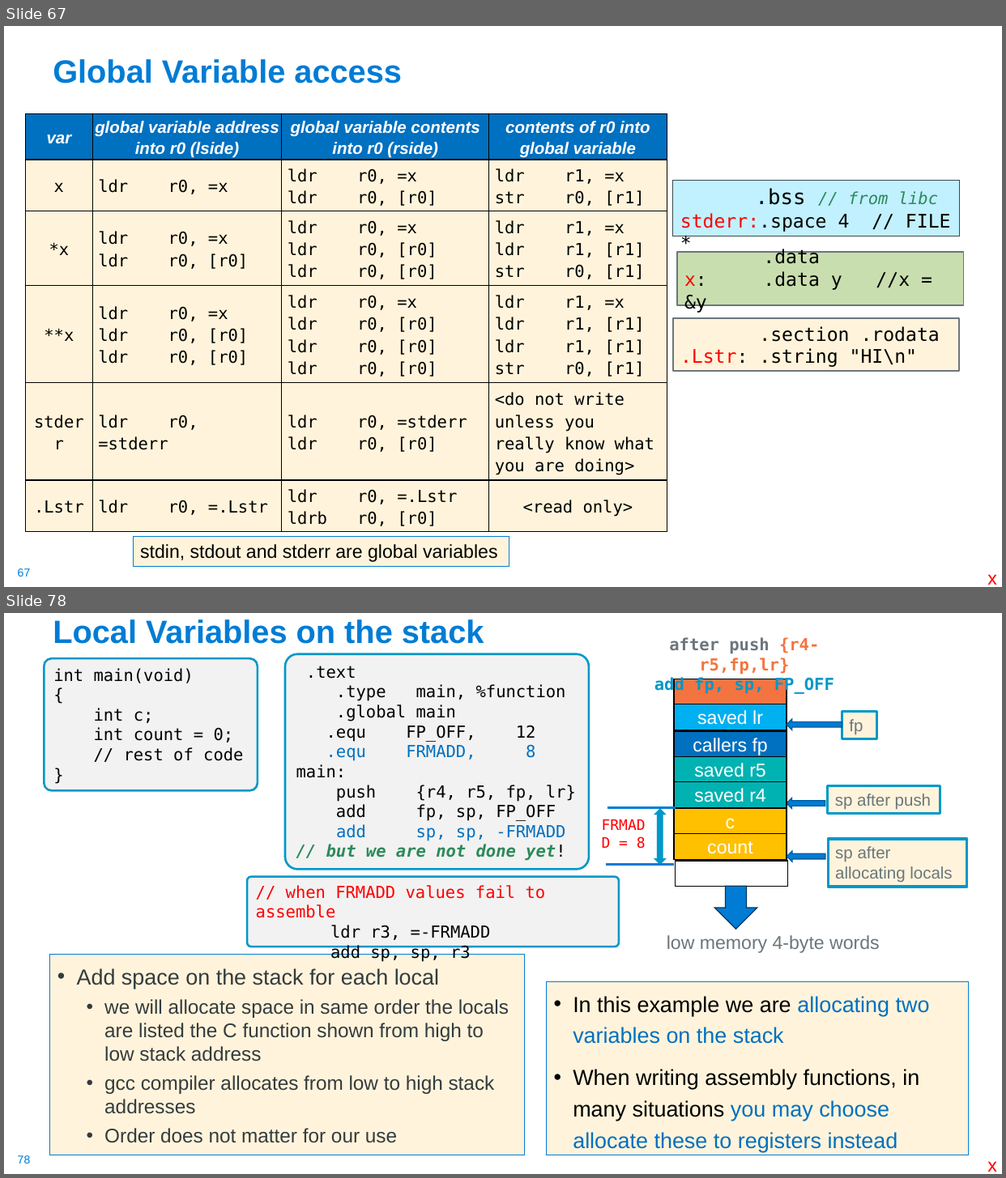
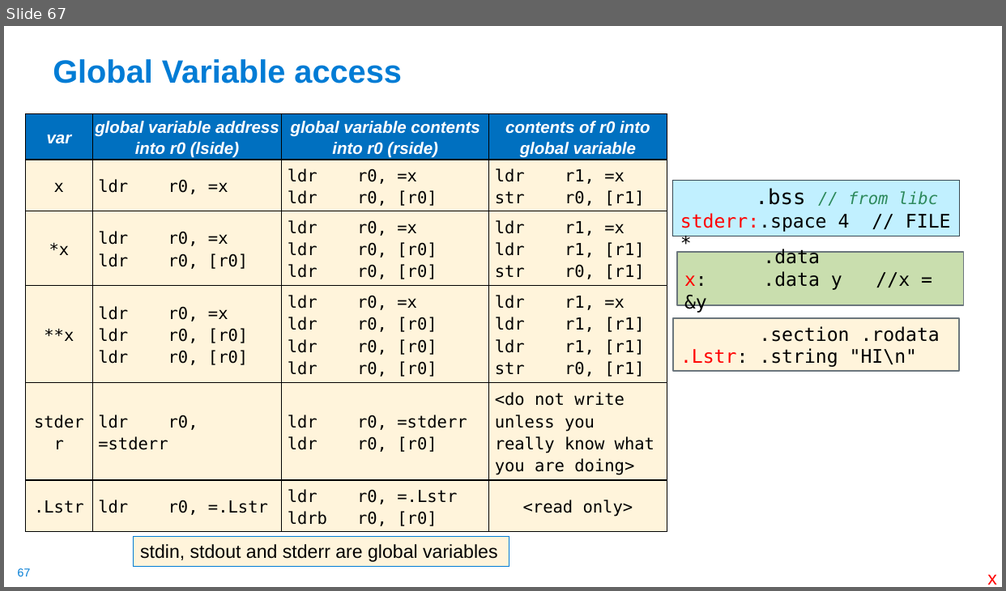
Before and after one commit to cse30-sp24/Muller-Slides, a slide deck: Lecture-16.pptx. Shown one above the other, each under a label of ours: slides 67 and 78 before the commit, slide 67 after it; the slides between them are not shown. The pictures are 1006x1178 and 1006x591 pixels, drawn with LibreOffice and Linux fonts; fonts in the diff are those of the drawing. Boxes give left, top, right and bottom in pixels: in the first picture for what was removed or moved away, otherwise in the second. Text is boxed around its words. In the diff, an @@ line names an element or a change of style, - is before the commit and + after.

```diff
--- a/Lecture-16.pptx
+++ b/Lecture-16.pptx
@@ slide 78 removed at [4,613,1002,1174], background #FFFFFF; not listed: 1 template element that a slide beside it also shows @@
@@ title removed at [53,619,484,644] @@
-Local Variables on the stack
@@ rounded rectangle removed at [44,658,257,791] @@
-int main(void)
-{
-int c;
-int count = 0;
-// rest of code
-}
@@ rounded rectangle removed at [286,654,590,869] @@
-.text
-.type main, %function
-.global main
-.equ FP_OFF, 12
-.equ FRMADD, 8
-main:
-push {r4, r5, fp, lr}
-add fp, sp, FP_OFF
-add sp, sp, -FRMADD
-// but we are not done yet!
@@ text removed at [654,637,834,695] @@
-after push {r4-r5,fp,lr}
-add fp, sp, FP_OFF
@@ rectangle removed at [674,679,786,705] @@
@@ rectangle removed at [674,705,786,730] @@
-saved lr
@@ rectangle removed at [674,731,786,756] @@
-callers fp
@@ left arrow removed at [787,719,842,730] @@
@@ rectangle removed at [842,711,877,739] @@
-fp
@@ rectangle removed at [674,756,786,782] @@
-saved r5
@@ rectangle removed at [674,782,786,807] @@
-saved r4
@@ left arrow removed at [786,798,825,808] @@
@@ rectangle removed at [828,786,940,814] @@
-sp after push
@@ line removed from (607, 807) to (675, 807) @@
@@ up down arrow removed at [655,809,666,865] @@
@@ rectangle removed at [674,808,786,834] @@
-c
@@ text removed at [637,837,646,849] @@
-FRMADD = 8
@@ rectangle removed at [674,834,786,859] @@
-count
@@ left arrow removed at [787,851,826,862] @@
@@ rectangle removed at [829,839,967,887] @@
-sp after
-allocating locals
@@ rounded rectangle removed at [247,876,620,947] @@
-// when FRMADD values fail to assemble
-ldr r3, =-FRMADD
-add sp, sp, r3
@@ line removed from (606, 865) to (674, 865) @@
@@ rectangle removed at [675,861,787,886] @@
@@ down arrow removed at [715,886,758,929] @@
@@ text removed at [667,935,880,953] @@
-low memory 4-byte words
@@ text removed at [49,954,524,1155] @@
-• Add space on the stack for each local
-  • we will allocate space in same order the locals are listed the C function shown from high to low stack address
-  • gcc compiler allocates from low to high stack addresses
-  • Order does not matter for our use
@@ rectangle removed at [546,982,968,1156] @@
-• In this example we are allocating two variables on the stack
-• When writing assembly functions, in many situations you may choose allocate these to registers instead
@@ text removed at [987,1161,997,1172] @@
-x
```
Also in this commit, not shown: 1 slide changed, 24 other slides removed, 1 other file.
